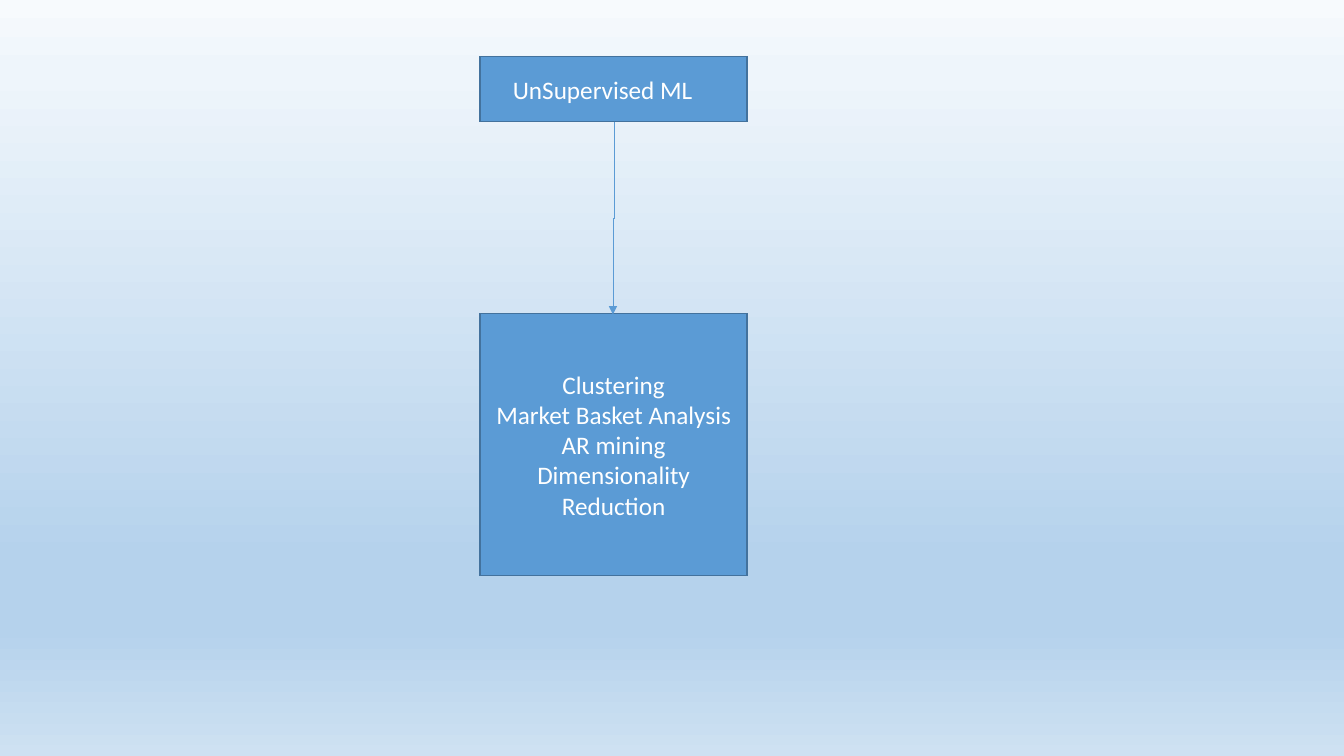
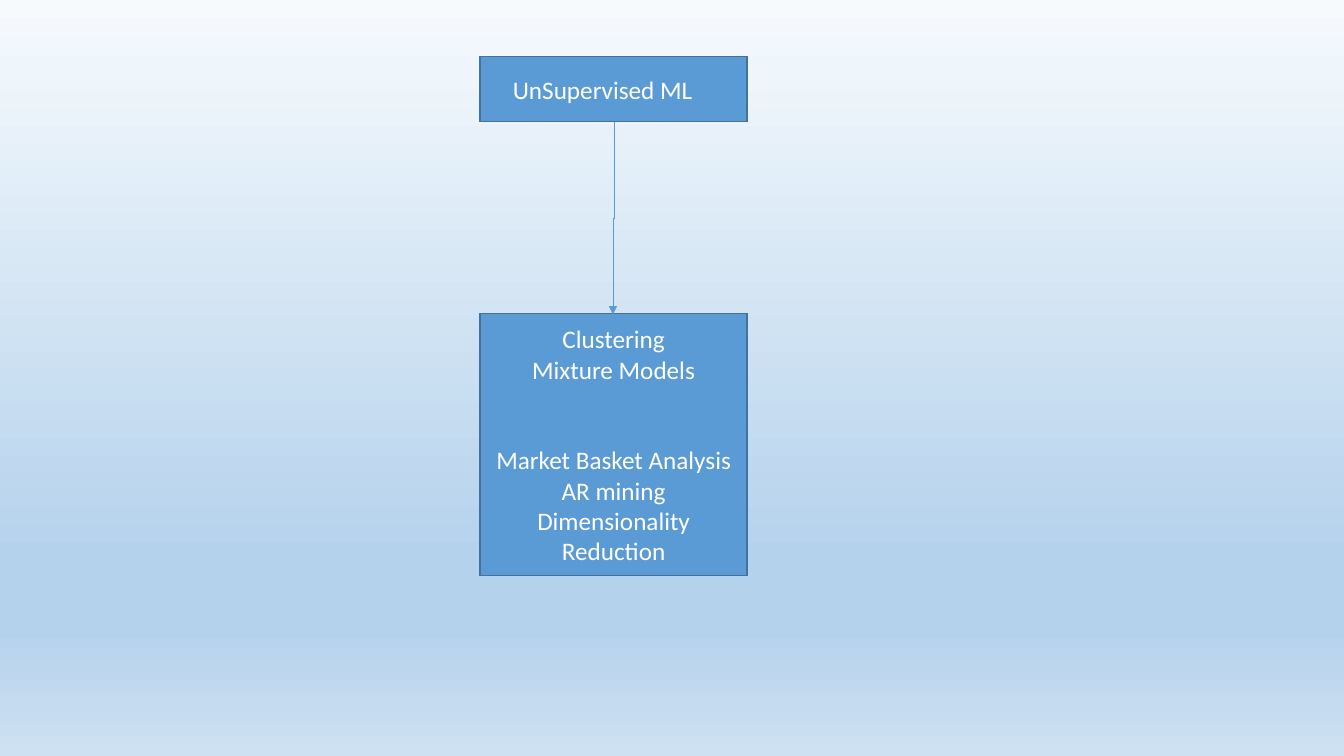
Before and after one commit to rktrojan/DataSciencePython, a slide deck: slide 11 of PPTs/ML.pptx (slide 4 before the commit). Drawn at 1344x756 pixels with LibreOffice and Linux fonts; fonts in the diff are those of the drawing. Boxes give left, top, right and bottom in pixels: in the first picture for what was removed or moved away, otherwise in the second. Text is boxed around its words. In the diff, an @@ line names an element or a change of style, - is before the commit and + after.

```diff
--- a/PPTs/ML.pptx
+++ b/PPTs/ML.pptx
@@ text in rectangle at bbox=[532, 361, 695, 379]: paragraph added @@
+Mixture Models
```
Also in this commit, not shown: 2 other slides changed, 7 slides added, 3 other files.
